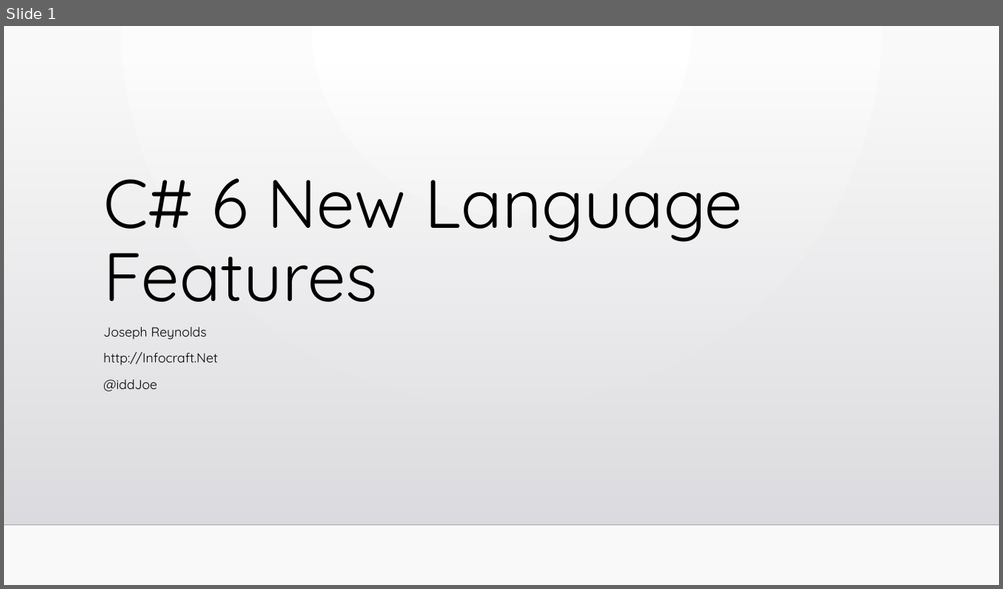
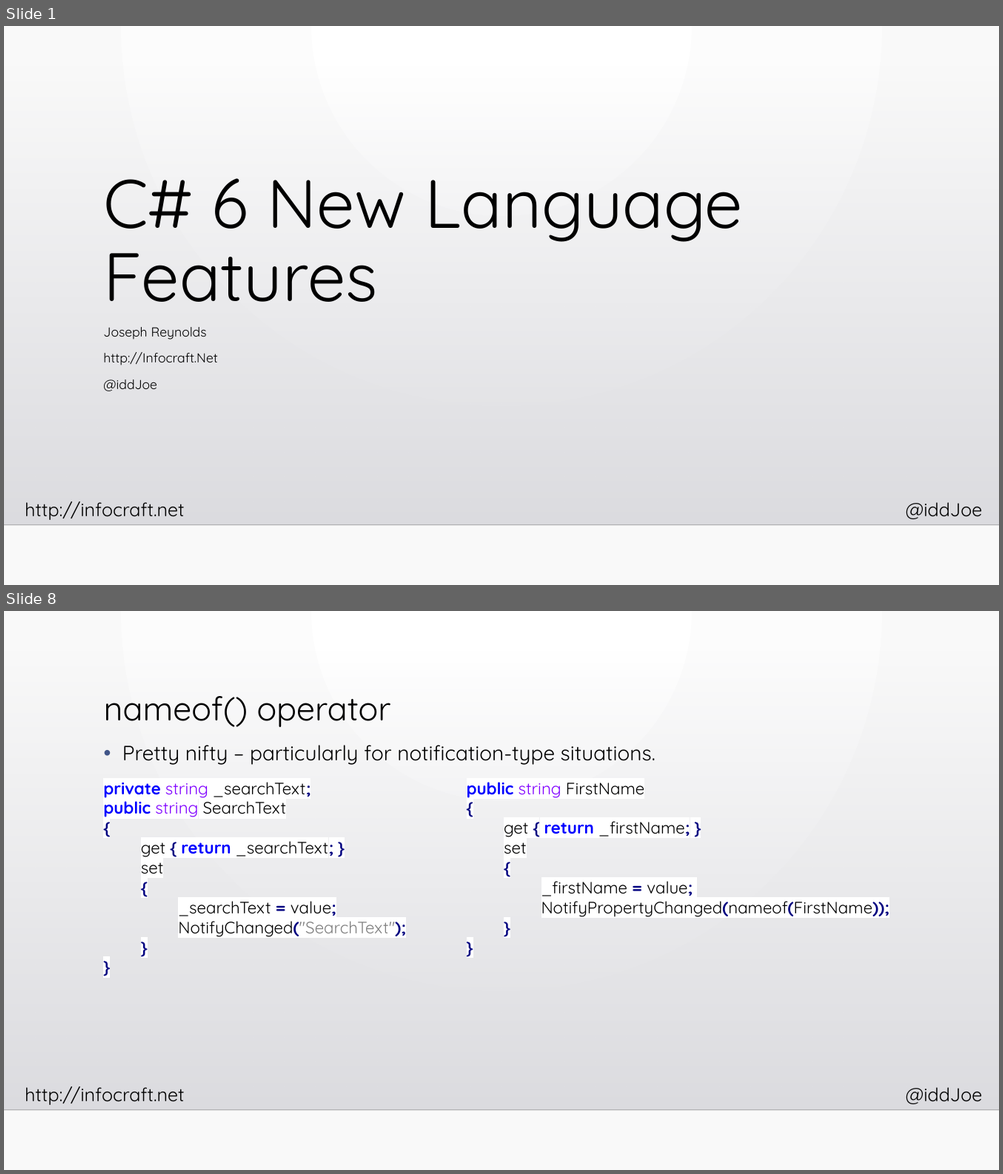
Before and after one commit to InfoCraftDotNet/CSharp-6-New-Language-Features, a slide deck: Slides/CSharp-6-New-Language-Features.pptx. Shown one above the other, each under a label of ours: slide 1 before the commit, slides 1 and 8 after it; the slides between them are not shown. The pictures are 1003x589 and 1003x1174 pixels, drawn with LibreOffice and Linux fonts; fonts in the diff are those of the drawing; background and template pictures are left out. Boxes give left, top, right and bottom in pixels: in the first picture for what was removed or moved away, otherwise in the second. Text is boxed around its words. In the diff, an @@ line names an element or a change of style, - is before the commit and + after.

```diff
--- a/Slides/CSharp-6-New-Language-Features.pptx
+++ b/Slides/CSharp-6-New-Language-Features.pptx
@@ slide 8 added at bbox=[4, 611, 999, 1170], background gradient #FFFFFF to #FAFAFA; not listed: 4 template elements that a slide beside it also shows @@
@@ title added at bbox=[104, 696, 391, 727], 32 pt, text #000000 @@
+nameof() operator
@@ text added at bbox=[122, 745, 655, 765], 20 pt, text #000000 @@
+• Pretty nifty – particularly for notification-type situations.
@@ text added at bbox=[103, 782, 406, 937], 16 pt, text #000000 @@
+private string _searchText;
+public string SearchText
+{
+get { return _searchText; }
+set
+{
+_searchText = value;
+NotifyChanged("SearchText");
+}
+}
@@ text added at bbox=[466, 782, 889, 917], 16 pt, text #000000 @@
+public string FirstName
+{
+get { return _firstName; }
+set
+{
+_firstName = value;
+NotifyPropertyChanged(nameof(FirstName));
+}
+}
@@ slide 1 changed as well @@
@@ text added at bbox=[25, 502, 185, 520], 18 pt, text #000000 @@
+http://infocraft.net
@@ text added at bbox=[905, 503, 982, 520], 18 pt, text #000000 @@
+@iddJoe
```
Also in this commit, not shown: 20 other slides added, 17 other files.
